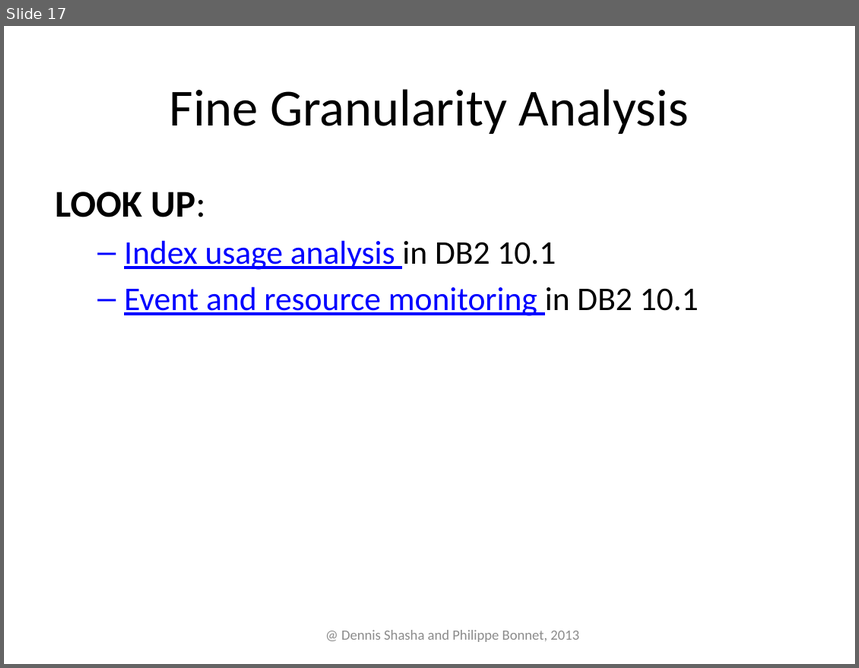
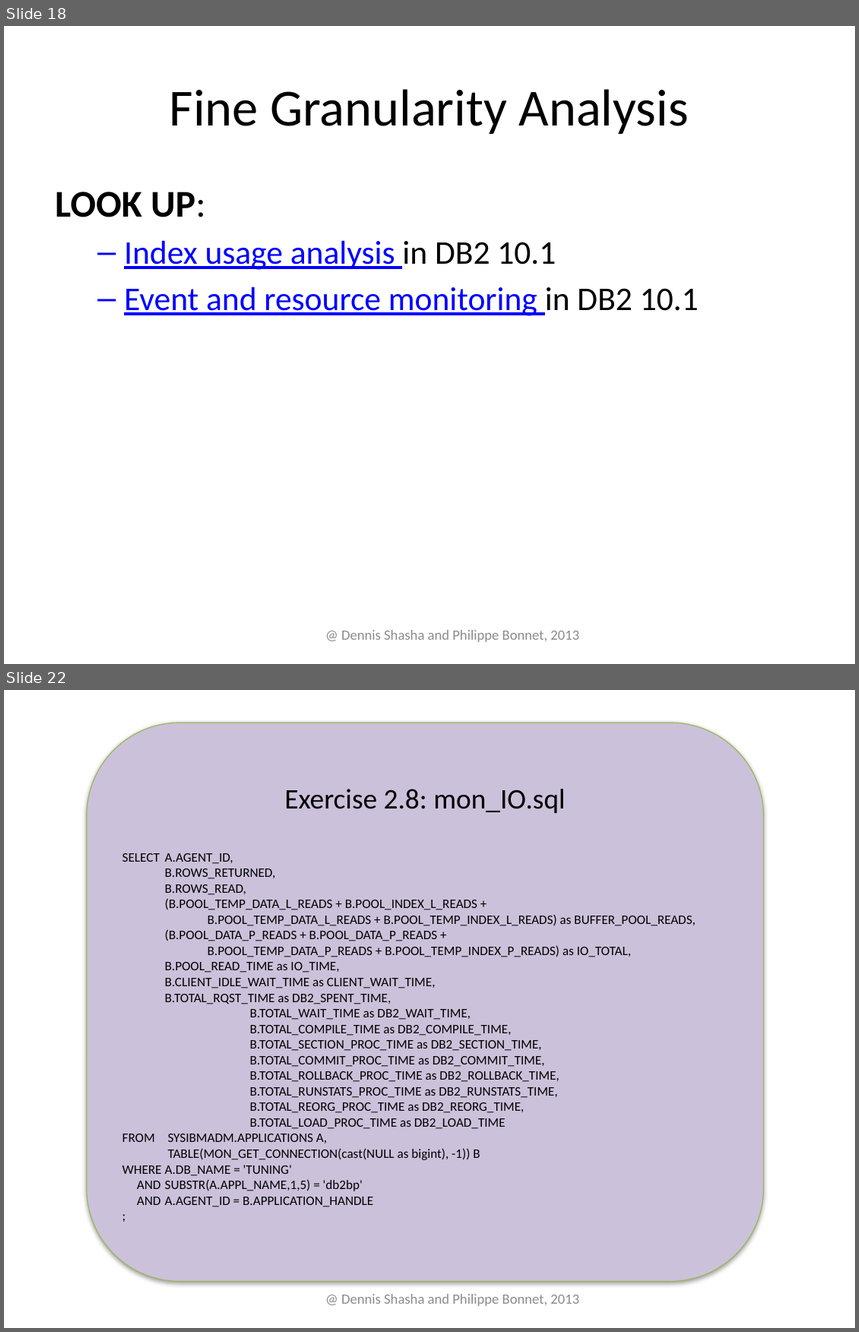
Before and after one commit to phbonnet/tuning, a slide deck: Slides/Troubleshooting.pptx. Shown one above the other, each under a label of ours: slide 17 before the commit, slides 18 and 22 after it; the slides between them are not shown. The pictures are 859x668 and 859x1332 pixels, drawn with LibreOffice and Linux fonts; fonts in the diff are those of the drawing. Boxes give left, top, right and bottom in pixels: in the first picture for what was removed or moved away, otherwise in the second. Text is boxed around its words. In the diff, an @@ line names an element or a change of style, - is before the commit and + after.

```diff
--- a/Slides/Troubleshooting.pptx
+++ b/Slides/Troubleshooting.pptx
@@ slide 22 added at (x1=4, y1=690, x2=855, y2=1328), background #FFFFFF @@
@@ rounded rectangle added at (x1=87, y1=723, x2=763, y2=1281), fill #CCC1DA, outline #98B955 0.75 pt, 11 pt, text #000000 @@
+Exercise 2.8: mon_IO.sql
+SELECT A.AGENT_ID,
+B.ROWS_RETURNED,
+B.ROWS_READ,
+(B.POOL_TEMP_DATA_L_READS + B.POOL_INDEX_L_READS +
+B.POOL_TEMP_DATA_L_READS + B.POOL_TEMP_INDEX_L_READS) as BUFFER_POOL_READS,
+(B.POOL_DATA_P_READS + B.POOL_DATA_P_READS +
+B.POOL_TEMP_DATA_P_READS + B.POOL_TEMP_INDEX_P_READS) as IO_TOTAL,
+B.POOL_READ_TIME as IO_TIME,
+B.CLIENT_IDLE_WAIT_TIME as CLIENT_WAIT_TIME,
+B.TOTAL_RQST_TIME as DB2_SPENT_TIME,
+B.TOTAL_WAIT_TIME as DB2_WAIT_TIME,
+B.TOTAL_COMPILE_TIME as DB2_COMPILE_TIME,
+B.TOTAL_SECTION_PROC_TIME as DB2_SECTION_TIME,
+B.TOTAL_COMMIT_PROC_TIME as DB2_COMMIT_TIME,
+B.TOTAL_ROLLBACK_PROC_TIME as DB2_ROLLBACK_TIME,
+B.TOTAL_RUNSTATS_PROC_TIME as DB2_RUNSTATS_TIME,
+B.TOTAL_REORG_PROC_TIME as DB2_REORG_TIME,
+B.TOTAL_LOAD_PROC_TIME as DB2_LOAD_TIME
+FROM SYSIBMADM.APPLICATIONS A,
+TABLE(MON_GET_CONNECTION(cast(NULL as bigint), -1)) B
+WHERE A.DB_NAME = 'TUNING'
+AND SUBSTR(A.APPL_NAME,1,5) = 'db2bp'
+AND A.AGENT_ID = B.APPLICATION_HANDLE
+;
@@ text added at (x1=341, y1=1294, x2=579, y2=1306), 12 pt, text #8C8C8C @@
+@ Dennis Shasha and Philippe Bonnet, 2013
@@ what was slide 17 is now slide 18 @@
```
Also in this commit, not shown: 9 slides changed, 2 other slides added, 1 slide removed, 1 other file.
